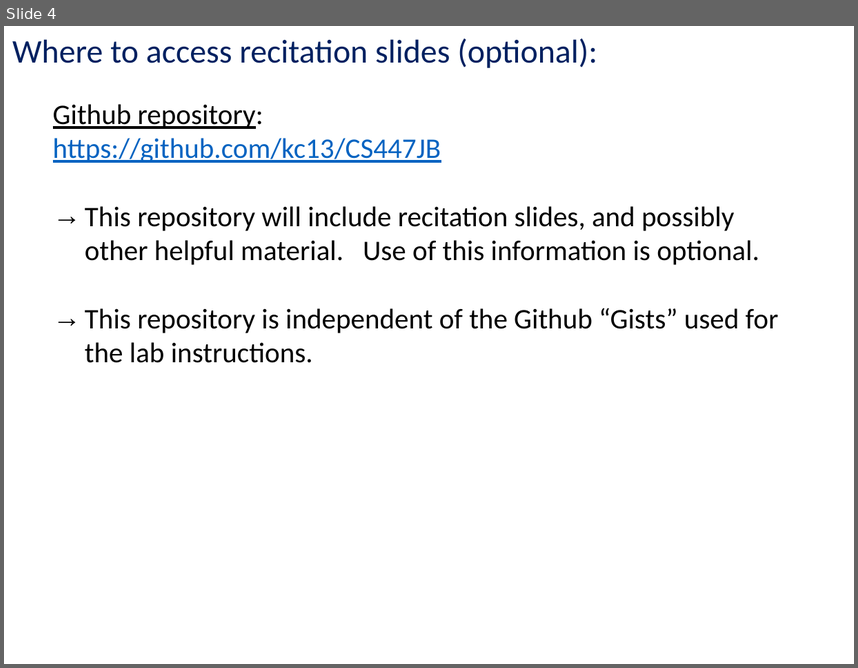
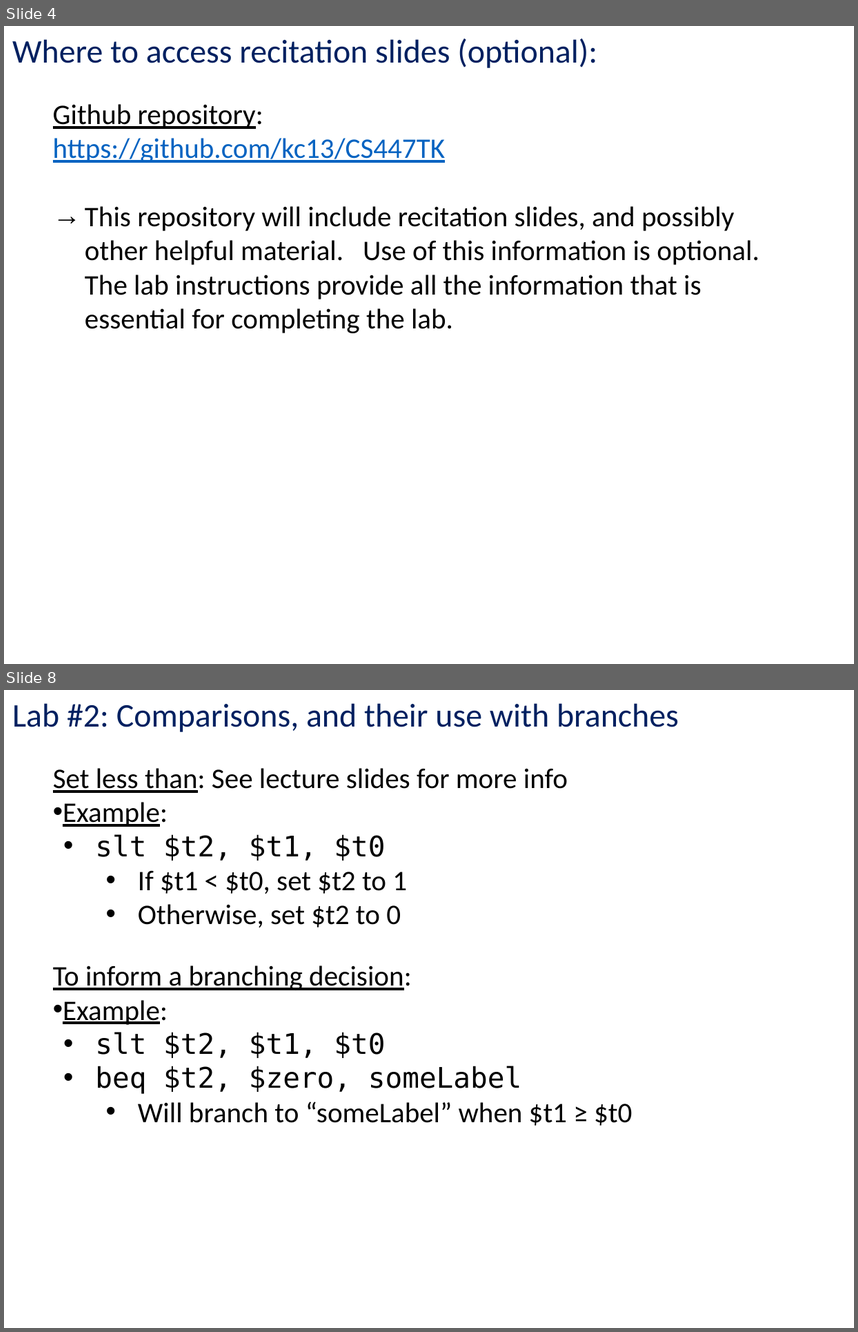
Before and after one commit to kc13/CS447TK, a slide deck: cs447tk_rec1_jan22.pptx. Shown one above the other, each under a label of ours: slide 4 before the commit, slides 4 and 8 after it; the slides between them are not shown. The pictures are 858x668 and 858x1332 pixels, drawn with LibreOffice and Linux fonts; fonts in the diff are those of the drawing. Boxes give left, top, right and bottom in pixels: in the first picture for what was removed or moved away, otherwise in the second. Text is boxed around its words. In the diff, an @@ line names an element or a change of style, - is before the commit and + after.

```diff
--- a/cs447tk_rec1_jan22.pptx
+++ b/cs447tk_rec1_jan22.pptx
@@ slide 8 added at bbox=[4, 690, 854, 1328], background #FFFFFF @@
@@ text added at bbox=[12, 703, 679, 732], 28 pt, text #002060 @@
+Lab #2: Comparisons, and their use with branches
@@ text added at bbox=[53, 768, 568, 927], 24 pt, text #000000 @@
+Set less than: See lecture slides for more info
+• Example:
+  • slt $t2, $t1, $t0
+    • If $t1 < $t0, set $t2 to 1
+    • Otherwise, set $t2 to 0
@@ text added at bbox=[53, 965, 632, 1125], 24 pt, text #000000 @@
+To inform a branching decision:
+• Example:
+  • slt $t2, $t1, $t0
+  • beq $t2, $zero, someLabel
+    • Will branch to “someLabel” when $t1 ≥ $t0
@@ slide 4 changed as well @@
@@ text at bbox=[53, 138, 760, 333]: text changed @@
-https://github.com/kc13/CS447JB
-→ This repository will include recitation slides, and possibly other helpful material. Use of this information is optional.
-→ This repository is independent of the Github “Gists” used for the lab instructions.
+https://github.com/kc13/CS447TK
+→ This repository will include recitation slides, and possibly other helpful material. Use of this information is optional. The lab instructions provide all the information that is essential for completing the lab.
```
Also in this commit, not shown: 3 other slides changed, 12 other slides added, 13 slides removed.
